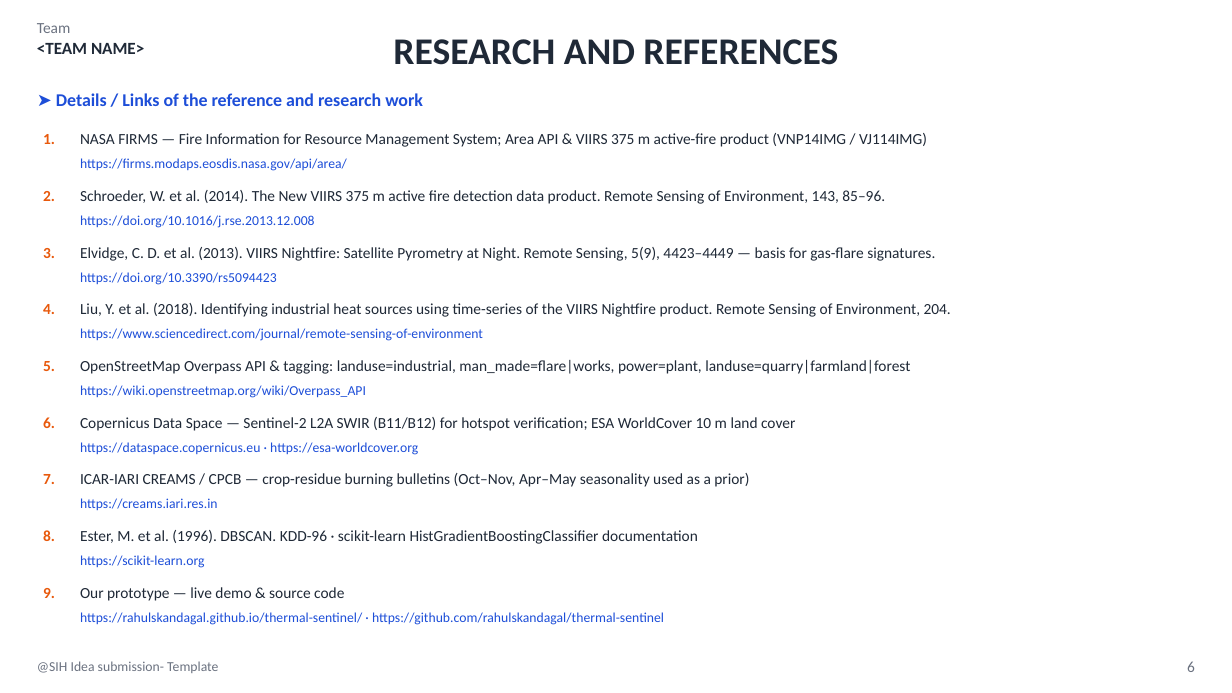
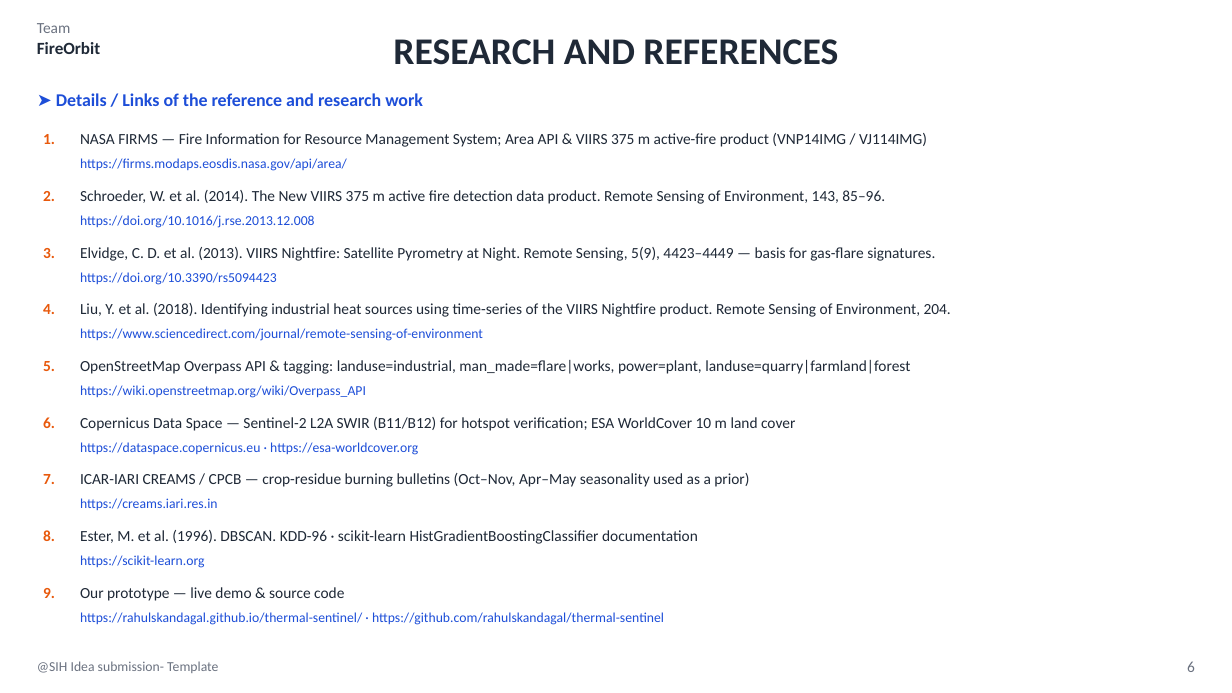
Before and after one commit to rahulskandagal/thermal-sentinel, a slide deck: slide 6 of docs/SIH26162_ThermalSentinel_Idea_6slides.pptx. Drawn at 1232x693 pixels with LibreOffice and Linux fonts; fonts in the diff are those of the drawing. Boxes give left, top, right and bottom in pixels: in the first picture for what was removed or moved away, otherwise in the second. Text is boxed around its words. In the diff, an @@ line names an element or a change of style, - is before the commit and + after.

```diff
--- a/docs/SIH26162_ThermalSentinel_Idea_6slides.pptx
+++ b/docs/SIH26162_ThermalSentinel_Idea_6slides.pptx
@@ text at (x1=37, y1=23, x2=100, y2=54): text changed @@
-Team
-<TEAM NAME>
+Team
+FireOrbit
```
Also in this commit, not shown: 5 other slides changed, 6 other files.
